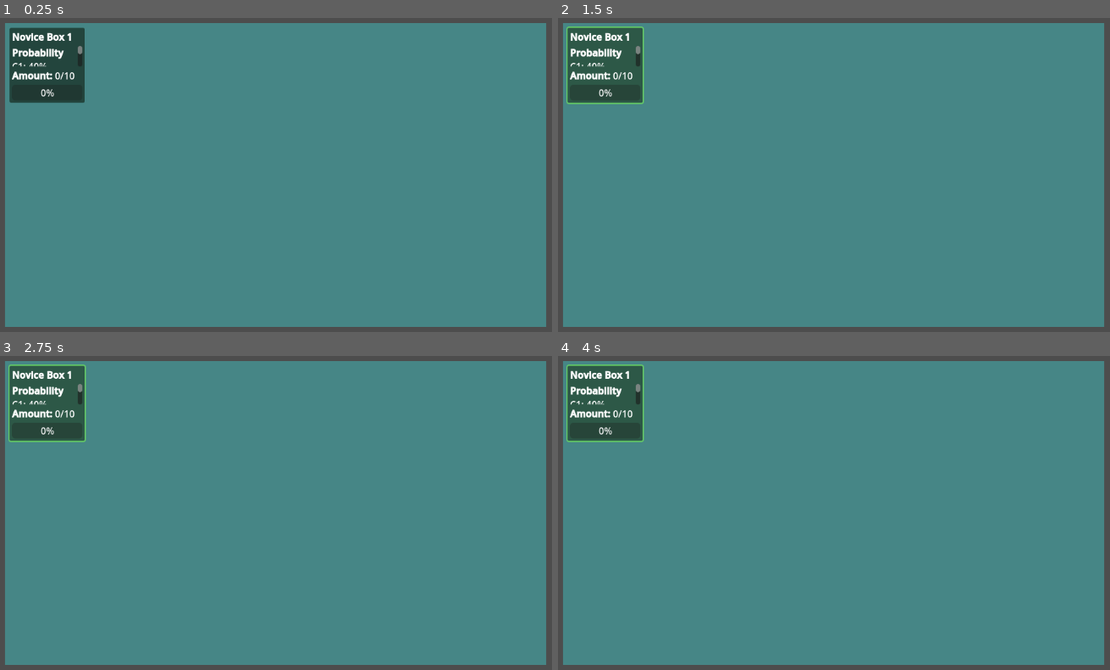
Above: before the commit, frames 1-4 (two rows, left to right).
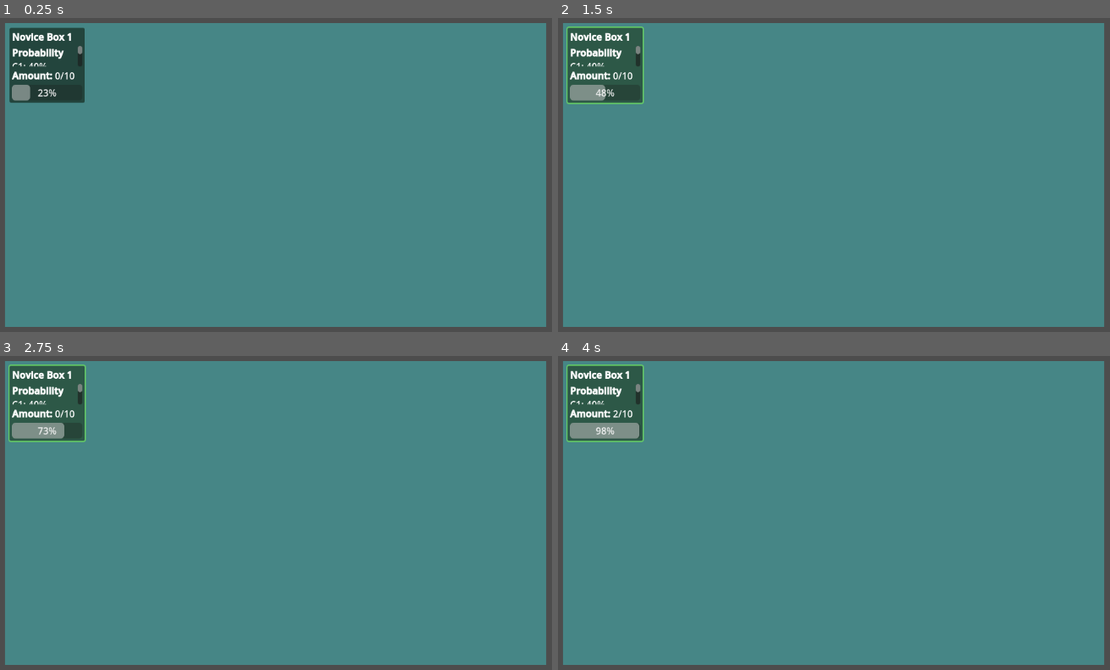
Above: after the commit, the same moments.

Repository: Wayl123/Inf-Army
Game: Godot game, scene res://scene/game_interface.tscn
Same seed, same stepped clock (60 frames per second), same inputs: the game is played once before the commit and once after it.
Inputs (mouse positions are in pixels of both pictures, inside the frame that each line leads up to):
- Up to frame 1 (0.25 s): no input
- Up to frame 2 (1.5 s): click (607, 65) at 0.5 s; click (607, 65) at 1.25 s
- Up to frame 3 (2.75 s): click (49, 403) at 2 s
- Up to frame 4 (4 s): no input

The runs differ from the first frame. In frame 1, 0.2% of the frame differs, in the area x 2-11%, y 21-27%; in frame 2, 0.3%; in frame 3, 0.5%; in frame 4, 0.6%, in the area x 2-15%, y 17-27%.

Commit message:
Progress bar is now attached to timer

Diff:
--- a/scene/lootbox_generator.tscn
+++ b/scene/lootbox_generator.tscn
@@ -53,8 +53,11 @@
 fit_content = true
 
 [node name="GeneratorProgress" type="ProgressBar" parent="GeneratorMargin/AttributeDisplay"]
+unique_name_in_owner = true
 layout_mode = 2
 mouse_filter = 1
+max_value = 1.0
+step = 0.001
 
 [node name="GeneratorTimer" type="Timer" parent="GeneratorMargin/AttributeDisplay/GeneratorProgress"]
 unique_name_in_owner = true
--- a/script/AttributeDisplay.gd
+++ b/script/AttributeDisplay.gd
@@ -3,6 +3,7 @@
 @onready var genName = %GeneratorName
 @onready var probStat = %ProbStat
 @onready var amount = %ClaimableAmount
+@onready var genProgress = %GeneratorProgress
 @onready var genTimer = %GeneratorTimer
 
 var storedAmount = 0
@@ -10,6 +11,9 @@
 
 func _ready() -> void:
 	genTimer.connect("timeout", Callable(self, "_update_stored_amount").bind(1))
+
+func _process(delta : float) -> void:
+	genProgress.value = 0 if genTimer.is_stopped() else abs((genTimer.time_left / genTimer.wait_time) - 1.0)
 
 func set_display(pData : Dictionary) -> void:
 	if pData.is_empty():
@@ -21,15 +25,15 @@
 		probStat.text = str("[b]Probability[/b]\n")
 		for item in pData["Prob"]:
 			probStat.text += str(item, ": ", pData["Prob"][item] * 100, "%", "\n")
-		amount.text = str("[b]Amount: [/b]", storedAmount, "/", pData["HoldCap"])
+		amount.text = str("[b]Amount: [/b]", storedAmount, "/", holdCap)
 		genTimer.wait_time = pData["GenTime"]
 		genTimer.start()
 
 func _update_stored_amount(pAmount : float) -> void:
 	storedAmount += pAmount
-	if storedAmount < holdCap:
+	if storedAmount < holdCap and genTimer.is_stopped():
 		genTimer.start()
-	print_debug(storedAmount)
+	amount.text = str("[b]Amount: [/b]", storedAmount, "/", holdCap)
 
 func get_and_empty_stored_amount() -> int:
 	var retrievedAmount = storedAmount
